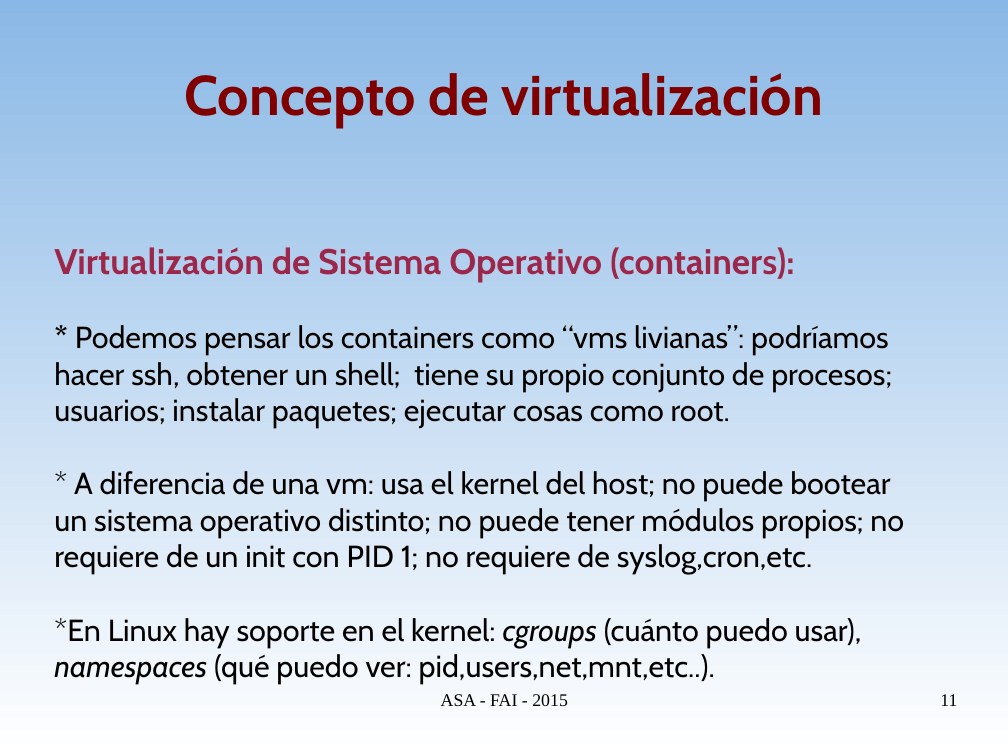
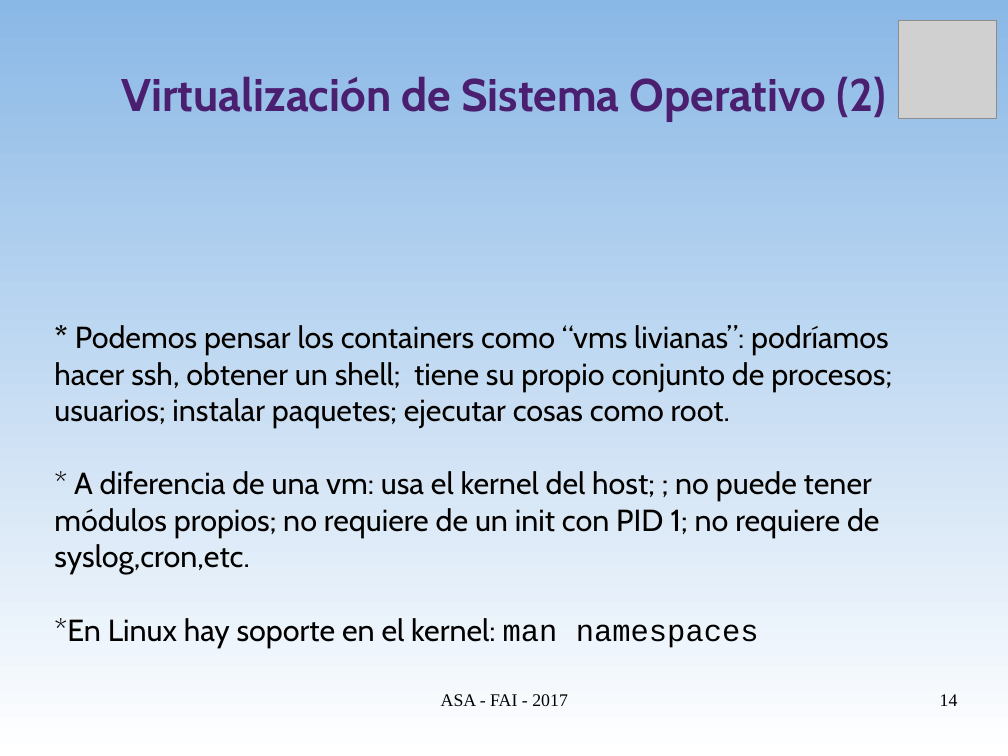
Before and after one commit to niniadcobre/asa, a slide deck: slide 14 of clases/ASA-virt.odp (slide 11 before the commit). Drawn at 1008x756 pixels with LibreOffice and Linux fonts; fonts in the diff are those of the drawing; grey boxes stand for pictures. Boxes give left, top, right and bottom in pixels: in the first picture for what was removed or moved away, otherwise in the second. Text is boxed around its words. In the diff, an @@ line names an element or a change of style, - is before the commit and + after.

Commit message:
Virtualización

```diff
--- a/clases/ASA-virt.odp
+++ b/clases/ASA-virt.odp
@@ picture added at [899,20,998,119] @@
@@ title at [121,76,887,122]: text changed; size 44 to 36 pt; text colour #800000 to #4B1F6F @@
-Concepto de virtualización
+Virtualización de Sistema Operativo (2)
@@ text at [54,247,795,282]: paragraph removed @@
-Virtualización de Sistema Operativo (containers):
@@ text at [54,471,880,648]: text changed @@
-* A diferencia de una vm: usa el kernel del host; no puede bootear
-un sistema operativo distinto; no puede tener módulos propios; no
-requiere de un init con PID 1; no requiere de syslog,cron,etc.
-*En Linux hay soporte en el kernel: cgroups (cuánto puedo usar), namespaces (qué puedo ver: pid,users,net,mnt,etc..).
+* A diferencia de una vm: usa el kernel del host; ; no puede tener módulos propios; no requiere de un init con PID 1; no requiere de syslog,cron,etc.
+*En Linux hay soporte en el kernel: man namespaces
@@ text at [441,694,568,706]: text changed @@
-ASA - FAI - 2015
+ASA - FAI - 2017
@@ page number at [940,694,958,706]: text changed @@
-11
+14
```
Also in this commit, not shown: 26 other slides changed, 8 slides added.
